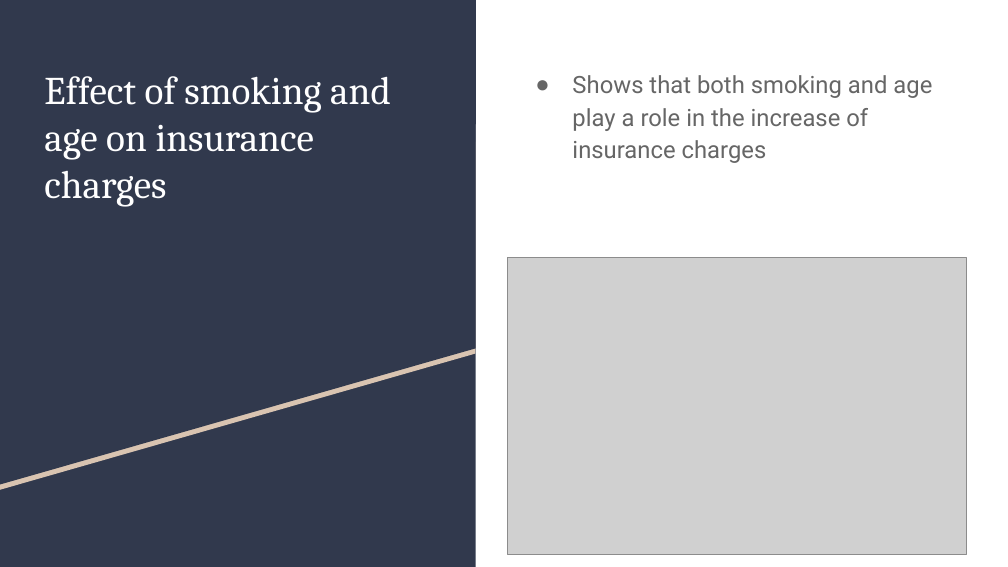
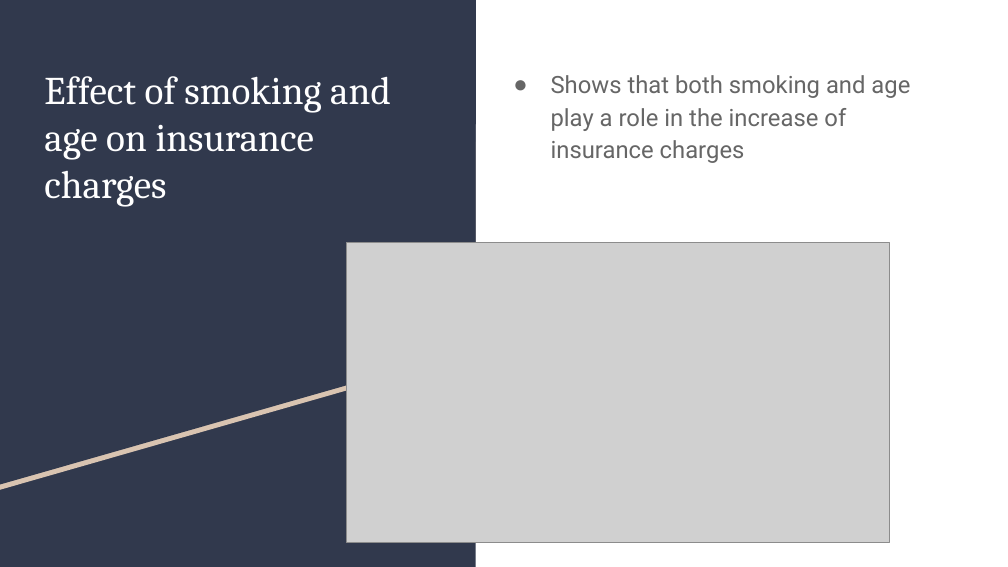
Before and after one commit to Achempim/Project-4-Team-2, a slide deck: slide 10 of Predicting Healthcare Costs powerpoint.pptx. Drawn at 1008x567 pixels with LibreOffice and Linux fonts; fonts in the diff are those of the drawing; grey boxes stand for pictures. Boxes give left, top, right and bottom in pixels: in the first picture for what was removed or moved away, otherwise in the second. Text is boxed around its words. In the diff, an @@ line names an element or a change of style, - is before the commit and + after.

```diff
--- a/Predicting Healthcare Costs powerpoint.pptx
+++ b/Predicting Healthcare Costs powerpoint.pptx
@@ text "Shows that both smoking and ...": place and size @@
-text "Shows that both smoking and ..." at bbox=[572, 75, 932, 163]
+text "Shows that both smoking and ..." at bbox=[551, 75, 910, 163]
@@ picture: place and size @@
-picture at bbox=[508, 258, 968, 554]
+picture at bbox=[346, 243, 889, 542]
```
Also in this commit, not shown: 7 other slides changed, 2 other files.
